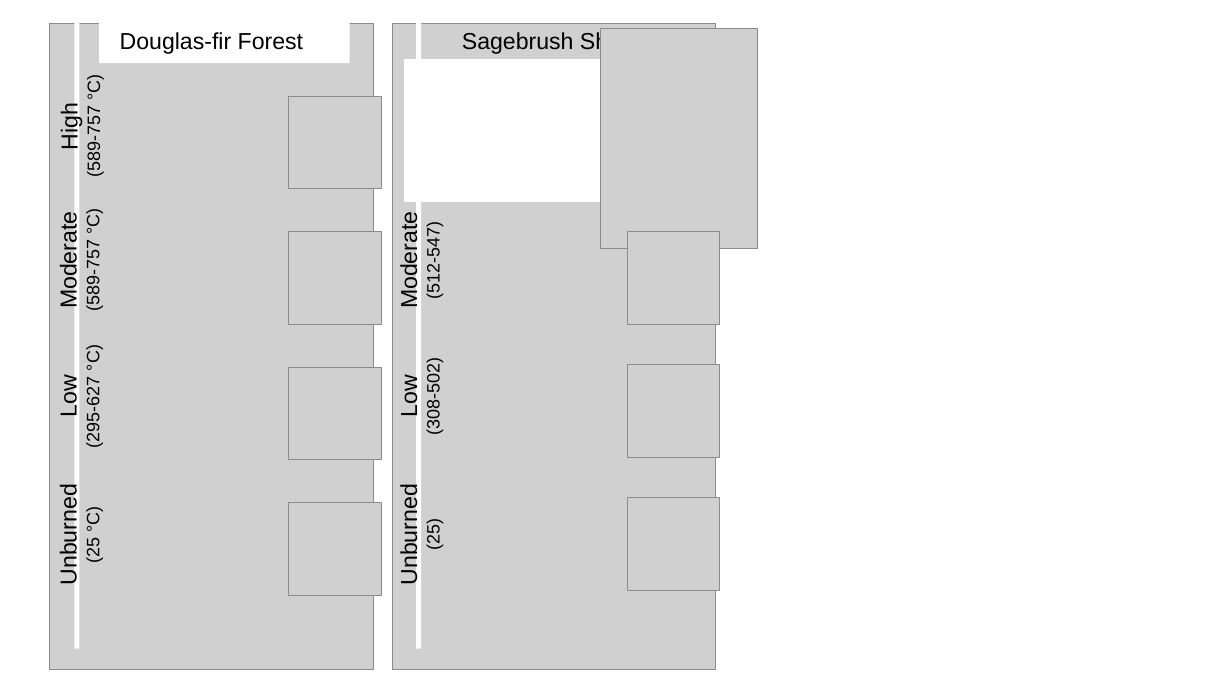
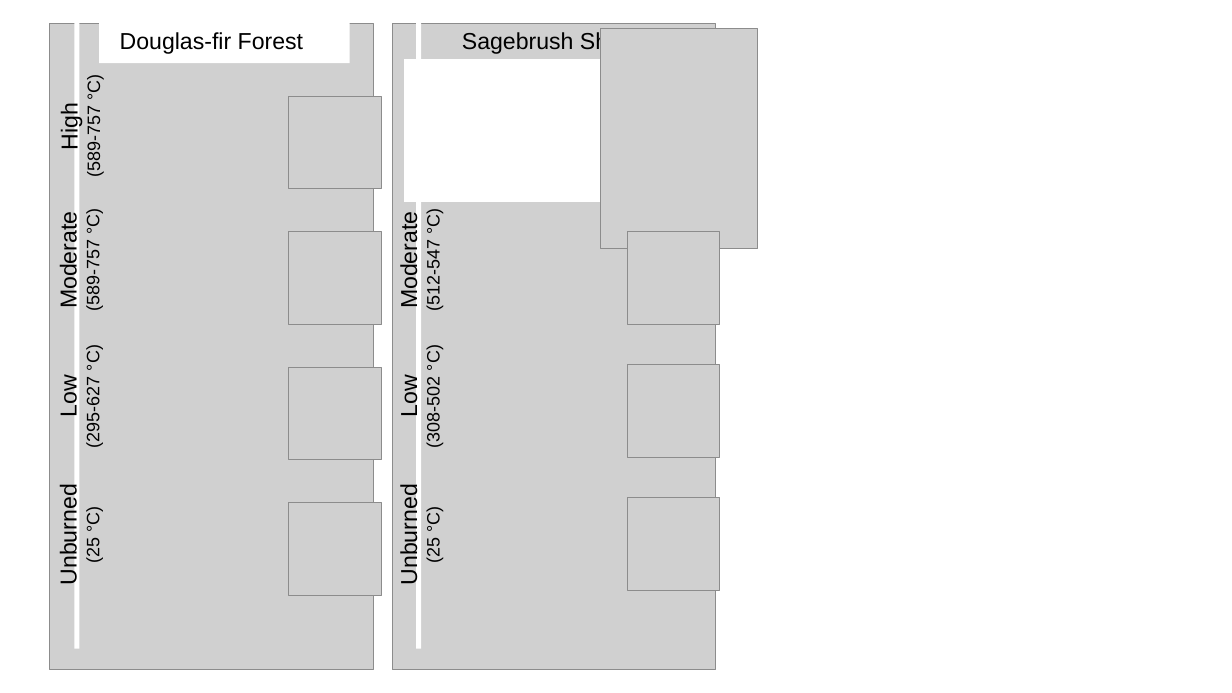
Before and after one commit to river-corridors-sfa/rcsfa-RC3-BSLE_P, a slide deck: slide 1 of figures/NMR_Spectra_Pie.pptx. Drawn at 1232x693 pixels with LibreOffice and Linux fonts; fonts in the diff are those of the drawing; grey boxes stand for pictures. Boxes give left, top, right and bottom in pixels: in the first picture for what was removed or moved away, otherwise in the second. Text is boxed around its words. In the diff, an @@ line names an element or a change of style, - is before the commit and + after.

```diff
--- a/figures/NMR_Spectra_Pie.pptx
+++ b/figures/NMR_Spectra_Pie.pptx
@@ text at (x1=423, y1=211, x2=443, y2=310): text changed @@
-(512-547)
+(512-547 °C)
@@ text "Low" moved from (x1=396, y1=364, x2=443, y2=433) to (x1=396, y1=347, x2=443, y2=446) @@
@@ text at (x1=423, y1=347, x2=443, y2=446): text changed @@
-(308-502)
+(308-502 °C)
@@ text at (x1=423, y1=508, x2=443, y2=562): text changed @@
-(25)
+(25 °C)
```
Also in this commit, not shown: 42 other files.
